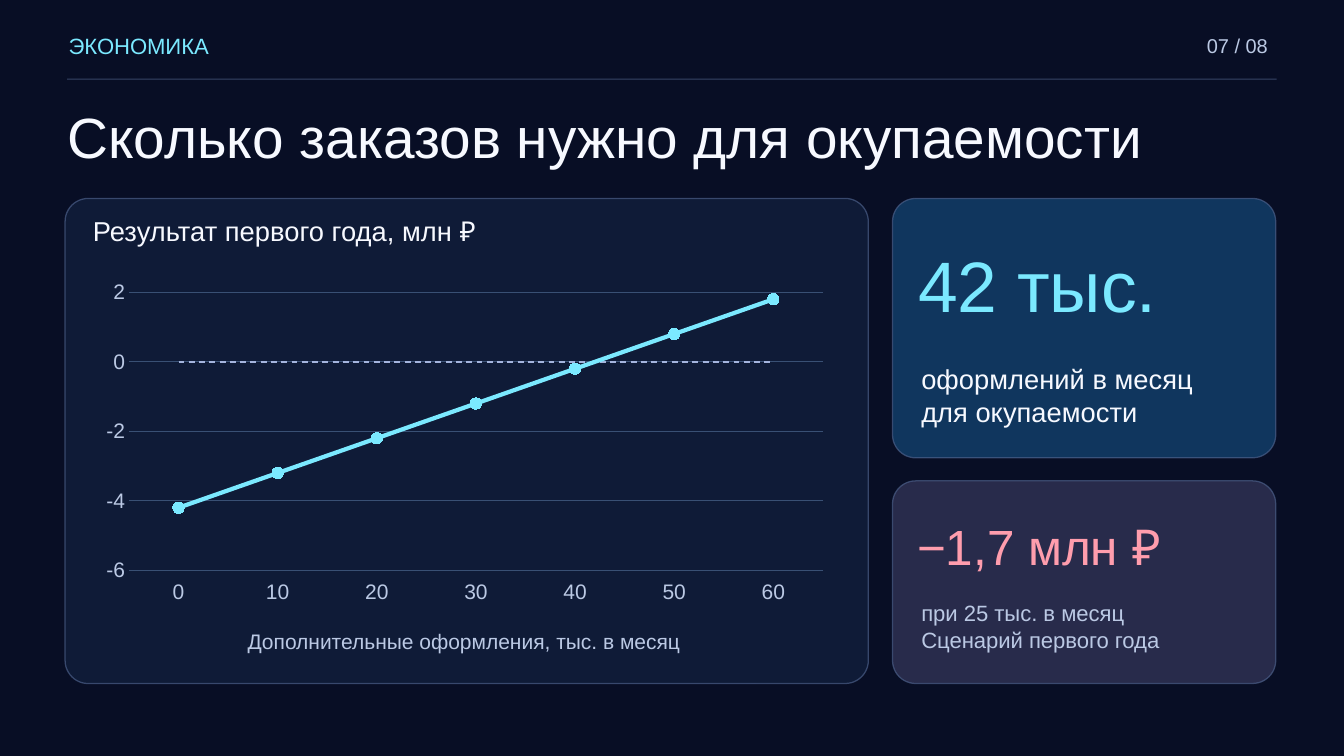
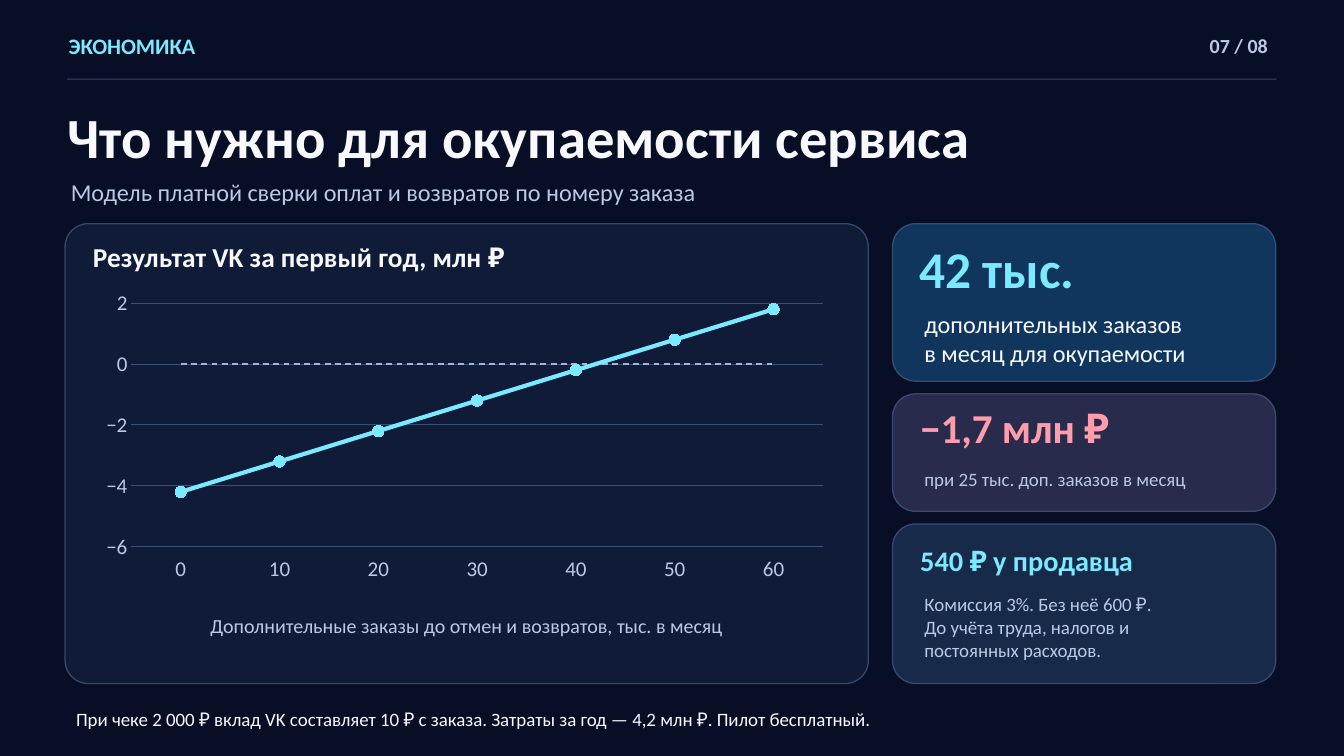
Before and after one commit to Shadovv-Government/vs_case_champ, a slide deck: slide 7 of presentation/Теневое Правительство_strategy_msk.pptx. Drawn at 1344x756 pixels with LibreOffice and Linux fonts; fonts in the diff are those of the drawing; background and template pictures are left out. Boxes give left, top, right and bottom in pixels: in the first picture for what was removed or moved away, otherwise in the second. Text is boxed around its words. In the diff, an @@ line names an element or a change of style, - is before the commit and + after.

Commit message:
Завершить презентацию, аналитический отчёт и расчёты «VK Заказ рядом» для VK Case Champ 2026
Вычитать и сверстать восемь слайдов, обновить редактируемый PowerPoint с пятью диаграммами и заметки к защите. Собрать PDF с поиском по тексту и закладками.

Добавить аналитический отчёт с формулами, источниками, экономикой и планом пилота. Оформить использование ИИ кратким примечанием к методике, синхронизировать отдельное приложение и обновить инструкцию по подаче.

Пересчитать товарные сегменты по исходному XLSX, разделить источники открытий карточек и зафиксировать расхождение сводного и категорийного числа заказов. Уточнить роль Маркета в поиске и рекомендациях и путь заказа через Магазин сообщества.

Описать два теста для заказа из чата и товарных публикаций, резервный сценарий подключения чекаута, размер выборки и критерии продолжения. Пересчитать окупаемость сервиса сверки оплат и возвратов и чувствительность к доле подключившихся.

Обновить ноутбуки анализа данных и бенчмарков, таблицу платежей и конспект Q&A. Синхронизировать генераторы расчётов и сборку презентации, диаграмм и отчёта.

```diff
--- a/presentation/Теневое Правительство_strategy_msk.pptx
+++ b/presentation/Теневое Правительство_strategy_msk.pptx
@@ text "ЭКОНОМИКА" at (69,39,196,54): font Arial to Calibri, bold on @@
@@ text "07 / 08" at (1210,39,1268,53): font Arial to Calibri, bold on @@
@@ text at (68,121,969,167): text changed; font Arial to Calibri; bold on @@
-Сколько заказов нужно для окупаемости
+Что нужно для окупаемости сервиса
@@ text added at (71,184,695,205), 17.2 pt, text #BBC9E4 @@
+Модель платной сверки оплат и возвратов по номеру заказа
@@ rounded rectangle: place and size @@
-rounded rectangle at (66,199,869,684)
+rounded rectangle at (66,224,869,684)
@@ rounded rectangle at (66,224,869,684): proportions changed @@
@@ rounded rectangle at (892,224,1275,381): proportions changed @@
@@ rounded rectangle: place and size @@
-rounded rectangle at (892,199,1275,458)
+rounded rectangle at (892,224,1275,381)
@@ text "42 тыс.": place and size @@
-text "42 тыс." at (918,262,1156,313)
+text "42 тыс." at (919,254,1075,289)
@@ text "42 тыс." at (919,254,1075,289): size 51 to 36.8 pt, font Arial to Calibri, bold on @@
@@ text at (93,248,482,272): text changed; font Arial to Calibri; bold on @@
-Результат первого года, млн ₽
+Результат VK за первый год, млн ₽
@@ line chart at (92,284,839,588) @@
@@ category axis changed @@
@@ value axis changed @@
@@ lettering changed @@
@@ line chart: place and size @@
-line chart at (92,274,839,610)
+line chart at (92,284,839,588)
@@ text at (924,321,1186,366): text changed; size 19.5 to 17.2 pt; font Arial to Calibri @@
-оформлений в месяц
-для окупаемости
+дополнительных заказов
+в месяц для окупаемости
@@ rounded rectangle added at (892,394,1275,512), fill #282B4B, outline #4D618B 0.9 pt @@
@@ text "−1,7 млн ₽": place and size @@
-text "−1,7 млн ₽" at (917,531,1118,572)
+text "−1,7 млн ₽" at (920,416,1075,449)
@@ text "−1,7 млн ₽" at (920,416,1075,449): size 35.2 to 29.2 pt, font Arial to Calibri, bold on @@
@@ text at (924,474,1185,489): text changed; size 15.8 to 13.5 pt; font Arial to Calibri @@
-при 25 тыс. в месяц
-Сценарий первого года
+при 25 тыс. доп. заказов в месяц
@@ rounded rectangle: place and size @@
-rounded rectangle at (892,481,1275,684)
+rounded rectangle at (892,524,1275,684)
@@ rounded rectangle at (892,524,1275,684): fill #282B4B to #172A4A; proportions changed @@
@@ text added at (920,552,1133,576), 20.2 pt, text #7BE9FF, bold @@
+540 ₽ у продавца
@@ text added at (924,598,1132,660), 13.5 pt, text #BBC9E4 @@
+Комиссия 3%. Без неё 600 ₽.
+До учёта труда, налогов и
+постоянных расходов.
@@ text at (210,620,722,637): text changed; size 15 to 14.2 pt; font Arial to Calibri @@
-Дополнительные оформления, тыс. в месяц
+Дополнительные заказы до отмен и возвратов, тыс. в месяц
@@ text added at (76,713,870,729), 13.5 pt, text #F7F9FF @@
+При чеке 2 000 ₽ вклад VK составляет 10 ₽ с заказа. Затраты за год — 4,2 млн ₽. Пилот бесплатный.
```
Also in this commit, not shown: 6 other slides changed, 1 slide added, 1 slide removed, 28 other files.
